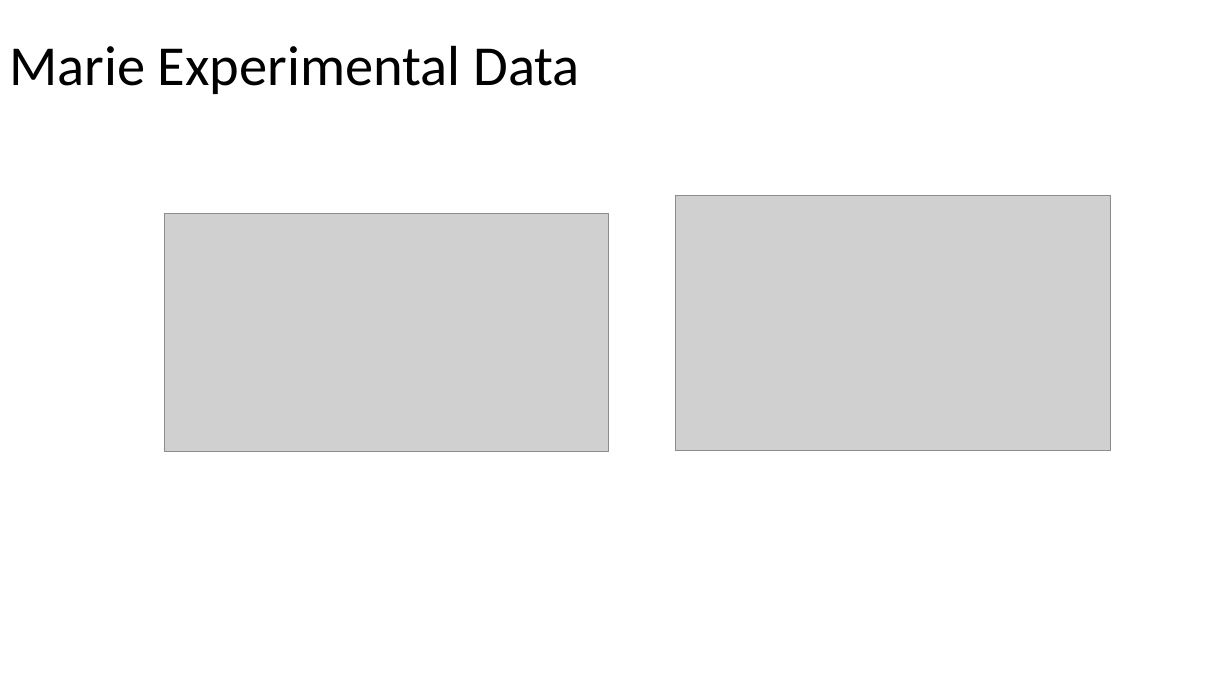
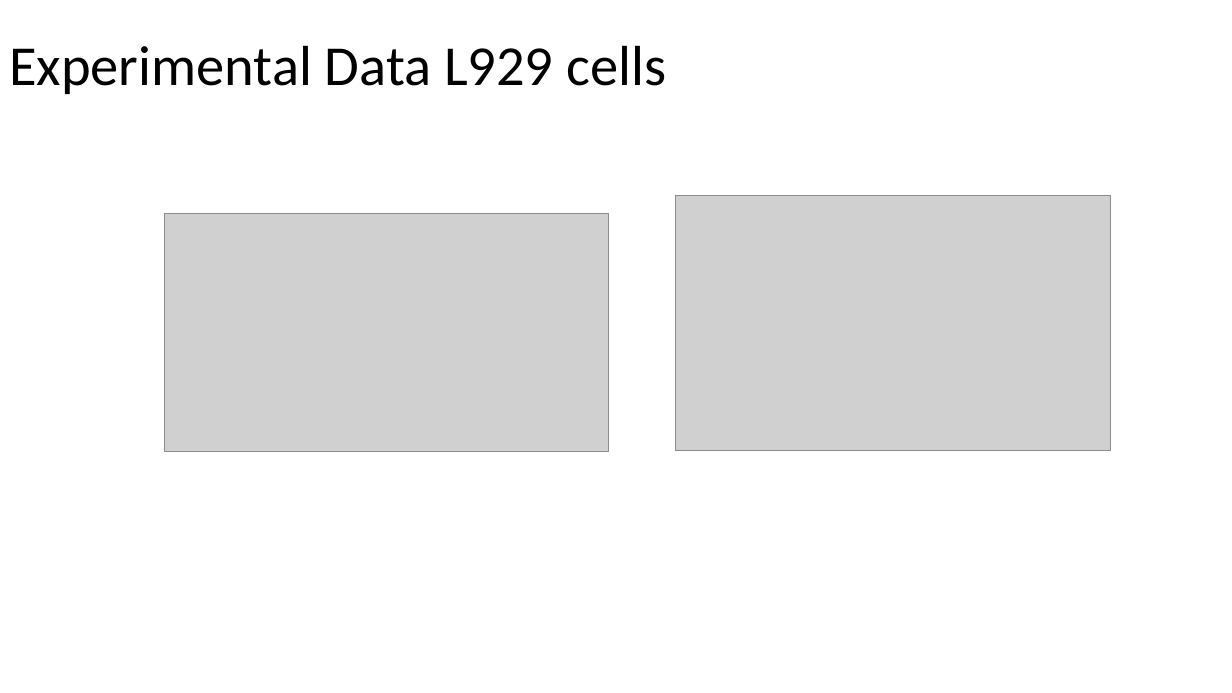
Before and after one commit to LoLab-MSM/simplePSO, a slide deck: slide 5 of NERM.pptx. Drawn at 1232x693 pixels with LibreOffice and Linux fonts; fonts in the diff are those of the drawing; grey boxes stand for pictures. Boxes give left, top, right and bottom in pixels: in the first picture for what was removed or moved away, otherwise in the second. Text is boxed around its words. In the diff, an @@ line names an element or a change of style, - is before the commit and + after.

```diff
--- a/NERM.pptx
+++ b/NERM.pptx
@@ title at bbox=[9, 45, 666, 94]: text changed @@
-Marie Experimental Data
+Experimental Data L929 cells
```
Also in this commit, not shown: 43 other files.
